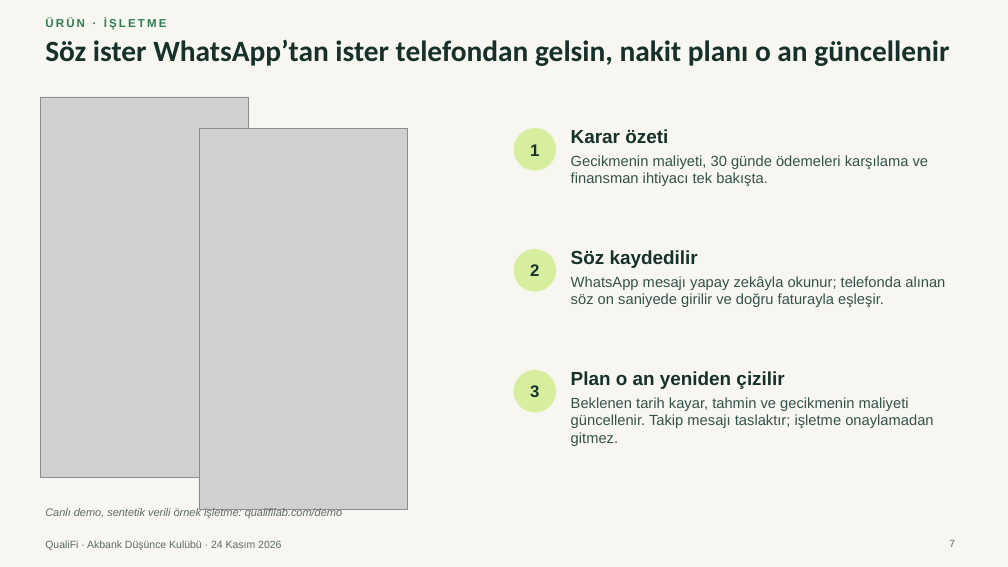
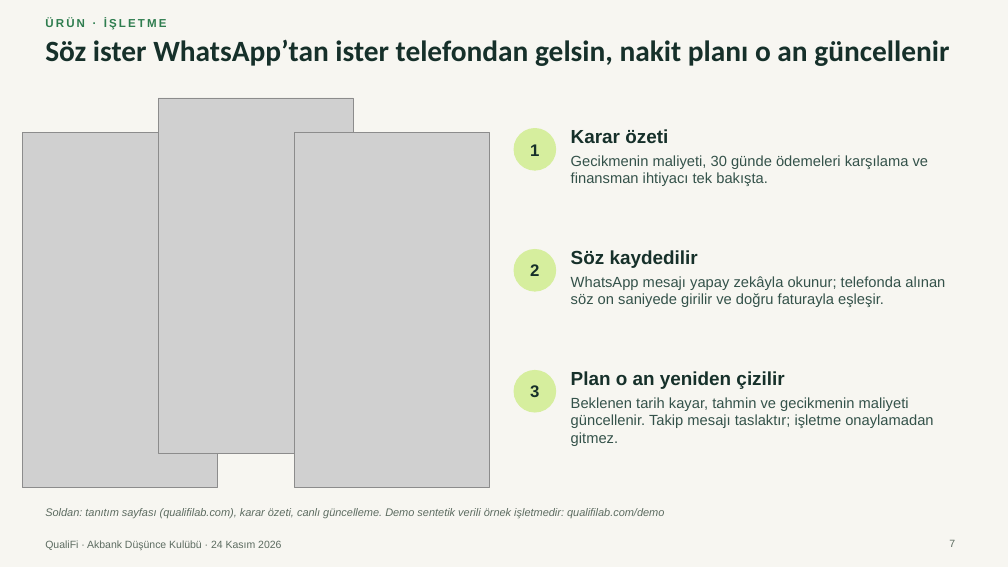
Before and after one commit to Talhaguler1/qualifi-41598058, a slide deck: slide 7 of marketing/presentation-2026-11-24/QualiFi-final-sunum.pptx. Drawn at 1008x567 pixels with LibreOffice and Linux fonts; fonts in the diff are those of the drawing; grey boxes stand for pictures. Boxes give left, top, right and bottom in pixels: in the first picture for what was removed or moved away, otherwise in the second. Text is boxed around its words. In the diff, an @@ line names an element or a change of style, - is before the commit and + after.

```diff
--- a/marketing/presentation-2026-11-24/QualiFi-final-sunum.pptx
+++ b/marketing/presentation-2026-11-24/QualiFi-final-sunum.pptx
@@ picture: place and size @@
-picture at <box>40,97,249,478</box>
+picture at <box>159,98,354,454</box>
@@ picture added at <box>23,132,218,488</box> @@
@@ picture: place and size @@
-picture at <box>199,129,408,510</box>
+picture at <box>295,132,490,488</box>
@@ text at <box>45,508,664,518</box>: text changed @@
-Canlı demo, sentetik verili örnek işletme: qualifilab.com/demo
+Soldan: tanıtım sayfası (qualifilab.com), karar özeti, canlı güncelleme. Demo sentetik verili örnek işletmedir: qualifilab.com/demo
```
Also in this commit, not shown: 2 other files.
